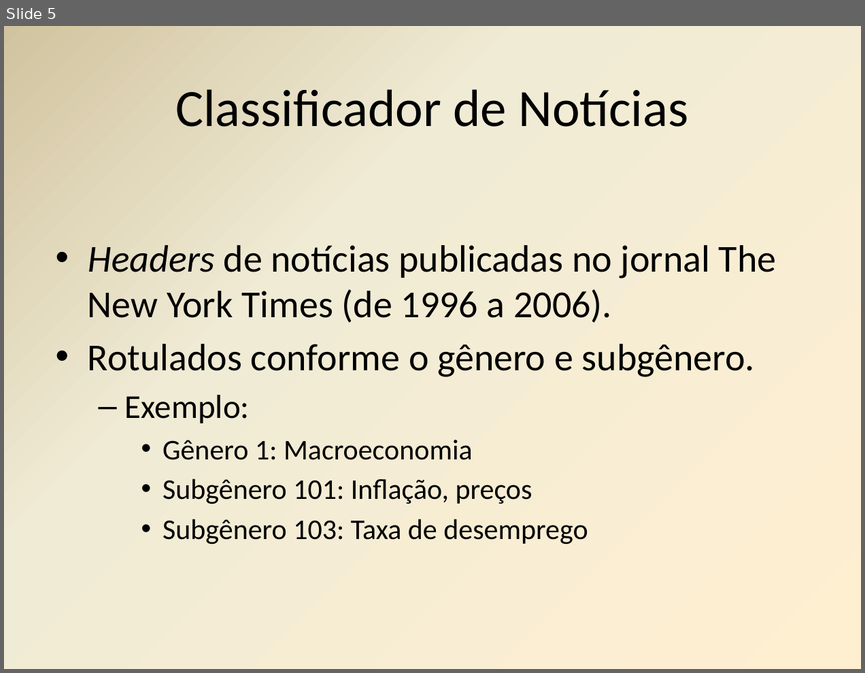
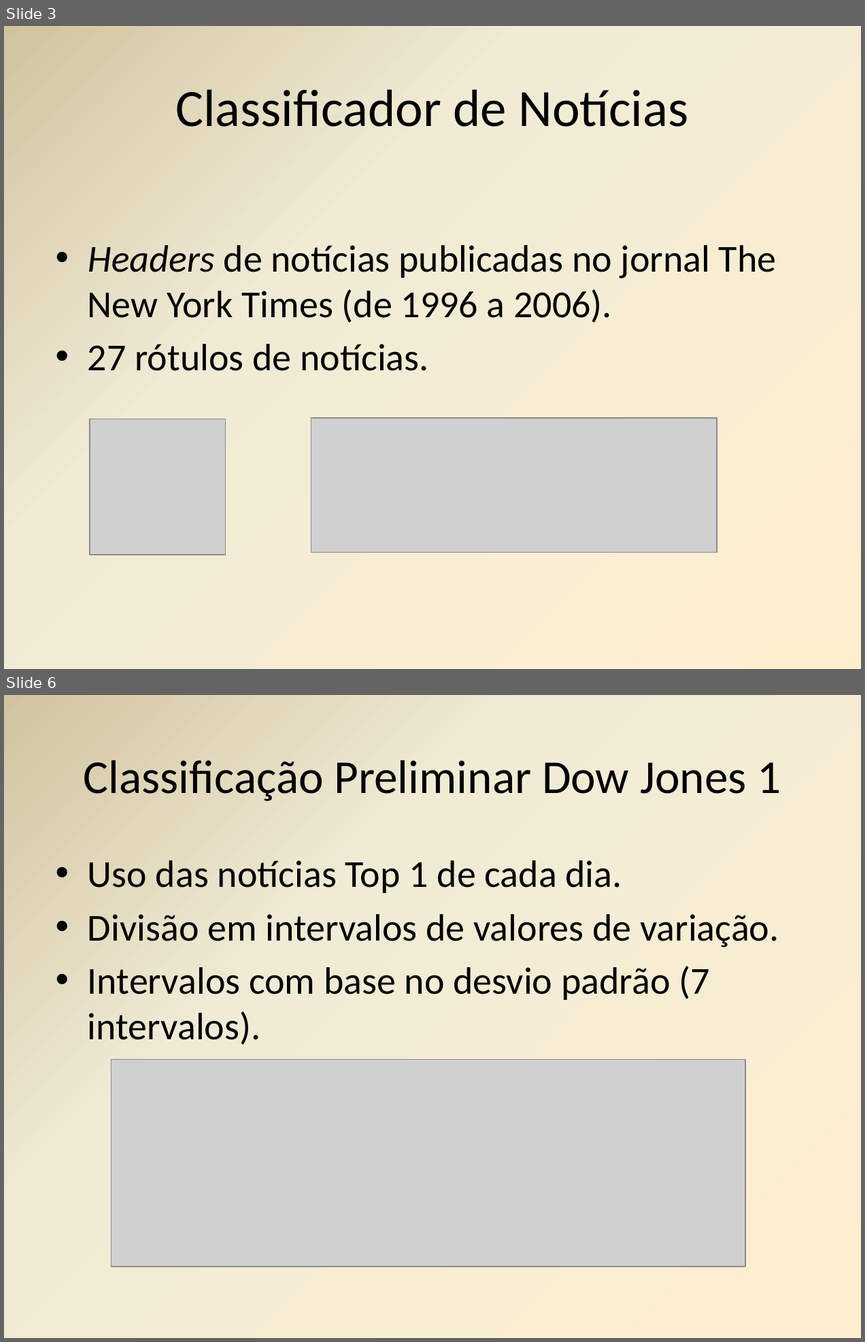
Before and after one commit to mmcastanho/python_kdd, a slide deck: Etapa1_Andre_Matheus.pptx. Shown one above the other, each under a label of ours: slide 5 before the commit, slides 3 and 6 after it; the slides between them are not shown. The pictures are 865x673 and 865x1342 pixels, drawn with LibreOffice and Linux fonts; fonts in the diff are those of the drawing; grey boxes stand for pictures. Boxes give left, top, right and bottom in pixels: in the first picture for what was removed or moved away, otherwise in the second. Text is boxed around its words. In the diff, an @@ line names an element or a change of style, - is before the commit and + after.

```diff
--- a/Etapa1_Andre_Matheus.pptx
+++ b/Etapa1_Andre_Matheus.pptx
@@ slide 6 added at [4,695,861,1338], background gradient #FFEFD1 to #F0EBD5 to #D1C39F @@
@@ title added at [84,760,781,801], 39.6 pt, text #000000 @@
+Classificação Preliminar Dow Jones 1
@@ text added at [88,860,779,1045], 32 pt, text #000000 @@
+• Uso das notícias Top 1 de cada dia.
+• Divisão em intervalos de valores de variação.
+• Intervalos com base no desvio padrão (7 intervalos).
@@ picture added at [111,1059,745,1266] @@
@@ what was slide 5 is now slide 3 @@
@@ slide 3 changed as well @@
@@ text at [88,344,428,371]: text changed; size 24 to 32 pt @@
-• Rotulados conforme o gênero e subgênero.
-  – Exemplo:
-    • Gênero 1: Macroeconomia
-    • Subgênero 101: Inflação, preços
-    • Subgênero 103: Taxa de desemprego
+• 27 rótulos de notícias.
@@ picture added at [90,418,225,554] @@
@@ picture added at [311,418,716,552] @@
```
Also in this commit, not shown: 3 other slides changed, 5 other slides added, 5 slides removed, 3 other files.
